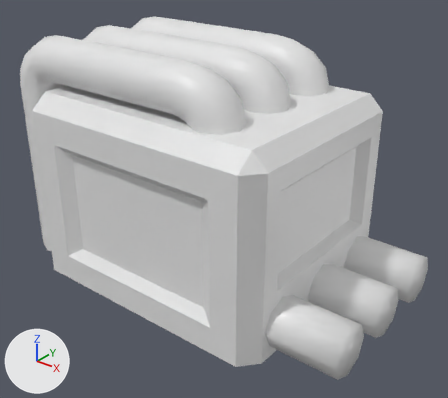
An edit to the FBX model Assets/art/models/environment/environmental props/generator.fbx, drawn before and after from the same camera.
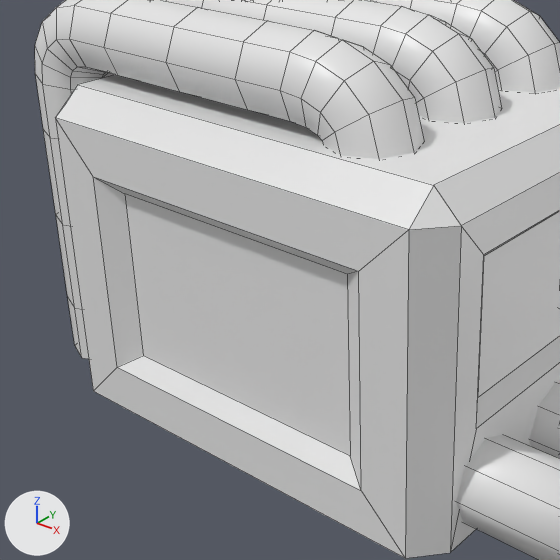
Each version appears first whole from a 50 mm camera at (69.74, -12.14, 9.99) aimed at (60.21, -0.23, 2.6), and next in a close-up on the part from 0% to 73% of the width and 11% to 92% of the height. The axes (+X, +Y, +Z) are drawn at lower left. The lights are the same throughout. The close-ups show mesh edges as thin lines. Where no turn or scale is listed for an object, it has been applied to the vertices.
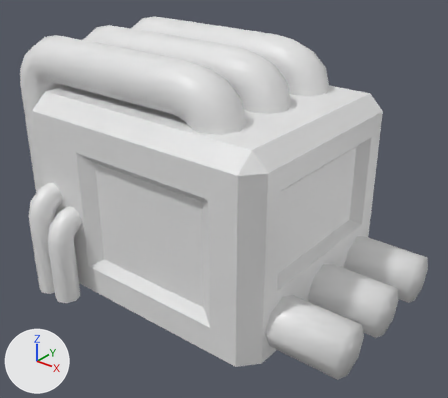
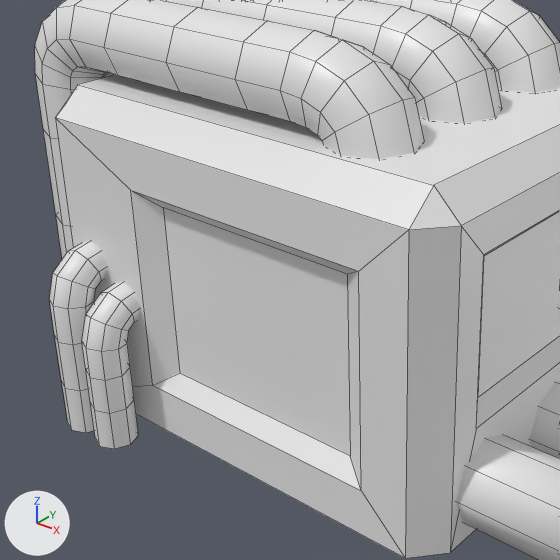
Commit message: generator geadd

The edits, one by one:
me_cube_052 is used by ob_cube_019; location (59.35, 0.12, 0.0).
Verts and faces of me_cube_052; kept vertices keep their numbers, new ones are numbered from 500.
Before the commit, vertices of me_cube_052: 10 (-2.64, -3.1, 0.78) at pixel (117, 367), 14 (-2.64, -3.1, 4.15) at pixel (93, 176), 34 (-2.24, -2.86, 3.9) at pixel (124, 193), 35 (-2.24, -2.86, 1.04) at pixel (143, 355).
me_cube_052 had 500 vertices, 468 faces and spanned x -5.18..5.69, y -3.1..3.1, z 0.0..6.68.
me_cube_052 now has 612 vertices, 564 faces and spans x -5.18..5.69, y -3.95..3.1, z -0.15..6.68.
me_cube_052 part 1: a new loose piece of 56 vertices spanning x -3.27..-2.57, y -3.95..-2.98, z -0.15..3.02, in mat_rainbow_mat (white #e7e7e7).
me_cube_052 part 2: a new loose piece of 56 vertices spanning x -2.54..-1.84, y -3.95..-2.98, z -0.15..2.52, in mat_rainbow_mat (white #e7e7e7).
Part 3, on me_cube_052:
Vertex 10 moves to (-1.75, -3.1, 0.78), pixel (152, 385).
Vertex 14 moves to (-1.75, -3.1, 4.15), pixel (130, 190).
Vertex 34 moves to (-1.34, -2.86, 3.9), pixel (163, 207).
Vertex 35 moves to (-1.34, -2.86, 1.04), pixel (179, 373).

Location of each change, [x1, y1, x2, y2] in pixels of the close-ups (560 x 560 px; the box of a moved part takes in the faces that stretch with it):
part 1 of me_cube_052, added
    after: [49, 241, 107, 433]
part 2 of me_cube_052, added
    after: [82, 282, 140, 449]
part 3 of me_cube_052, moved or reshaped
    both: [55, 118, 408, 558]
